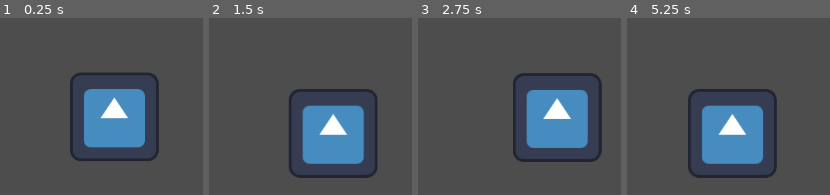
Above: before the commit, frames 1-4 (left to right).
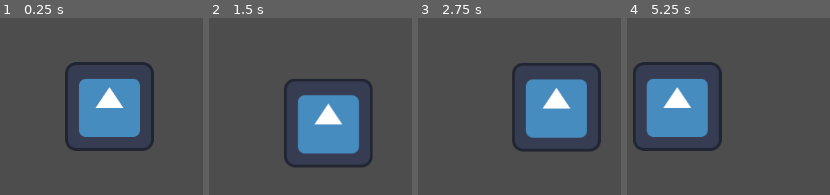
Above: after the commit, the same moments.

Repository: Pkb-Codes/zekome
Game: Godot game, scene res://scenes/vamsi_sandbox.tscn
Same seed, same stepped clock (60 frames per second), same inputs: the game is played once before the commit and once after it. The engine's default icon, where the game draws it, is replaced by a stand-in: a white triangle on a blue panel in a dark square.
Inputs:
- Up to frame 1 (0.25 s): no input
- Up to frame 2 (1.5 s): tap Enter at 0.5 s; hold Right (ui_right) 0.53-1.28 s; tap Space (Dash) at 0.6, 1.35 s; hold Down (ui_down) from 1.28 s (still down)
- Up to frame 3 (2.75 s): release Down (ui_down) at 2.03 s; hold Right (ui_right) from 2.03 s (still down); tap Space (Dash) at 2.1 s
- Up to frame 4 (5.25 s): release Right (ui_right) at 2.78 s; hold Up (ui_up) 2.78-3.53 s; tap Space (Dash) at 2.85, 3.6, 4.35, 5, 5.1 s; hold Left (ui_left) 3.53-5.03 s; hold Down (ui_down) from 5.03 s (still down)

The runs differ from the first frame. In frame 1, 11% of the frame differs, in the area x 32-79%, y 24-81%; in frame 2, 11%; in frame 3, 8.7%; in frame 4, 24%, in the area x 2-74%, y 24-91%.

Commit message:
small changes
small tweaking of code and changing of some transform values

Diff:
--- a/scenes/player.tscn
+++ b/scenes/player.tscn
@@ -7,11 +7,12 @@
 [ext_resource type="Script" uid="uid://c02q0vckyxnwh" path="res://scripts/player_states/player_dash_state.gd" id="5_y4r1p"]
 [ext_resource type="Texture2D" uid="uid://bfwe834v0dt4n" path="res://sprites/icon.svg" id="6_d2wvv"]
 
-[sub_resource type="CircleShape2D" id="CircleShape2D_0gboa"]
-radius = 133.15028
+[sub_resource type="RectangleShape2D" id="RectangleShape2D_tuyoq"]
+size = Vector2(128, 129)
 
 [node name="player" type="CharacterBody2D" unique_id=56953062]
 script = ExtResource("1_tuyoq")
+dash_cooldown = 1.0
 
 [node name="State_machine" type="Node" parent="." unique_id=134278161]
 script = ExtResource("2_fjrip")
@@ -26,11 +27,10 @@
 script = ExtResource("5_y4r1p")
 
 [node name="CollisionShape2D" type="CollisionShape2D" parent="." unique_id=1486660533]
-position = Vector2(0, 15)
-shape = SubResource("CircleShape2D_0gboa")
+position = Vector2(0, -0.5)
+shape = SubResource("RectangleShape2D_tuyoq")
 
 [node name="Sprite2D" type="Sprite2D" parent="." unique_id=8501458]
-position = Vector2(7, 15)
 texture = ExtResource("6_d2wvv")
 
 [node name="Camera2D" type="Camera2D" parent="." unique_id=2091360280]
--- a/scripts/player.gd
+++ b/scripts/player.gd
@@ -6,14 +6,18 @@
 func _ready():
 	health=max_health
 
+# health logic
 func take_damage(amount:int):
 	health-=amount
 	health=max(health,0)
+
+
 func die():
-	pass
+	print("player died")
 
 
 
+# dash logic
 @export var dash_cooldown := 10.0
 
 var can_dash := true
--- a/scripts/player_states/player_dash_state.gd
+++ b/scripts/player_states/player_dash_state.gd
@@ -7,14 +7,11 @@
 var dash_timer: float = 10.0
 
 func enter():
-
 	player.start_dash_cooldown()
-
 	dash_direction = get_input_direction()
 
 	if dash_direction == Vector2.ZERO:
 		dash_direction = player.velocity.normalized()
-
 
 	dash_timer = dash_duration
 
@@ -23,7 +20,6 @@
 	player.move_and_slide()
 
 	dash_timer -= delta
-
 	if dash_timer <= 0:
 		if get_input_direction() == Vector2.ZERO:
 			state_machine.change_state("IdleState")
@@ -33,7 +29,6 @@
 func exit():
 	player.velocity = Vector2.ZERO
 
-
 func get_input_direction():
 	var dir = Vector2.ZERO
 	dir.x = Input.get_action_strength("ui_right") - Input.get_action_strength("ui_left")
--- a/scripts/player_states/player_idle_state.gd
+++ b/scripts/player_states/player_idle_state.gd
@@ -2,7 +2,6 @@
 
 func enter():
 	player.velocity = Vector2.ZERO
-
 
 func physics_update(delta):
 	var direction = get_input_direction()
--- a/scripts/player_states/player_move_state.gd
+++ b/scripts/player_states/player_move_state.gd
@@ -7,12 +7,9 @@
 
 func physics_update(delta):
 	var direction = get_input_direction()
-
 	if direction == Vector2.ZERO:
 		state_machine.change_state("IdleState")
 		return
-
-
 
 	if Input.is_action_just_pressed("Dash") and player.can_dash and direction!=Vector2.ZERO:
 		player.dash_direction=direction.normalized()
